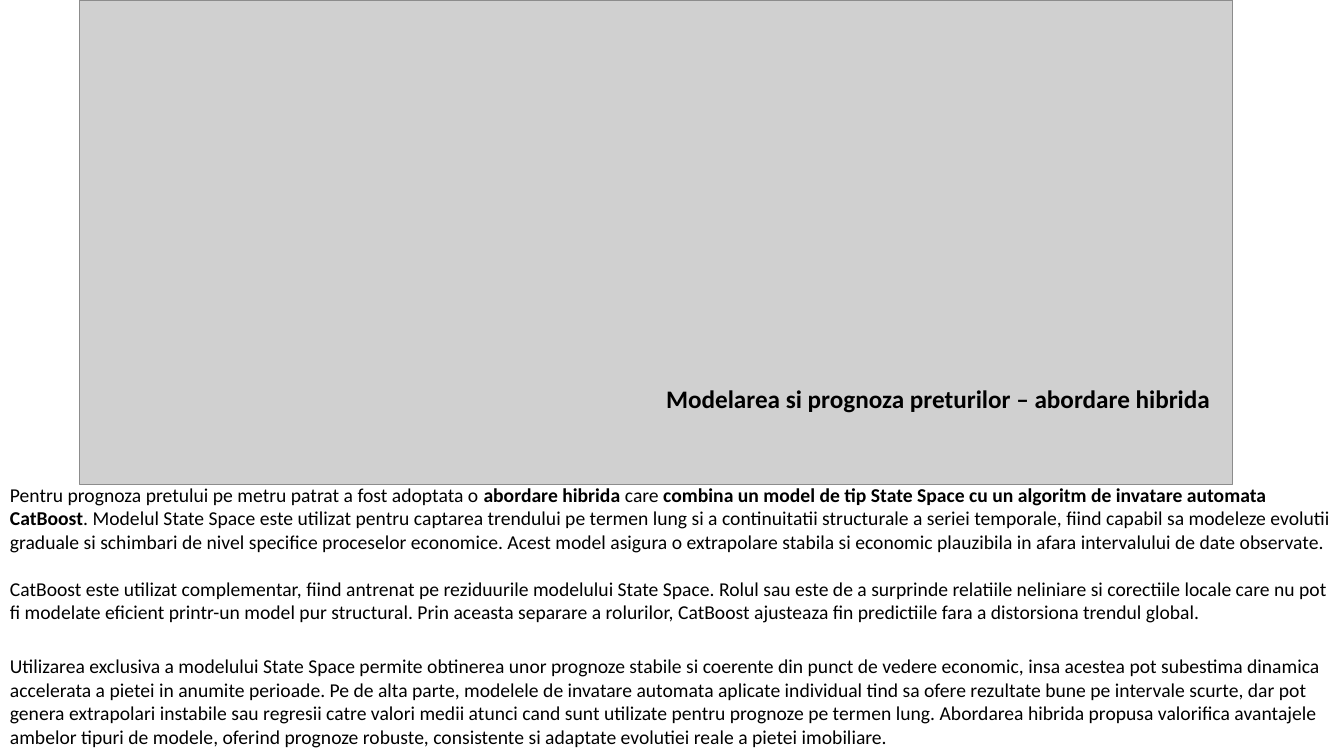
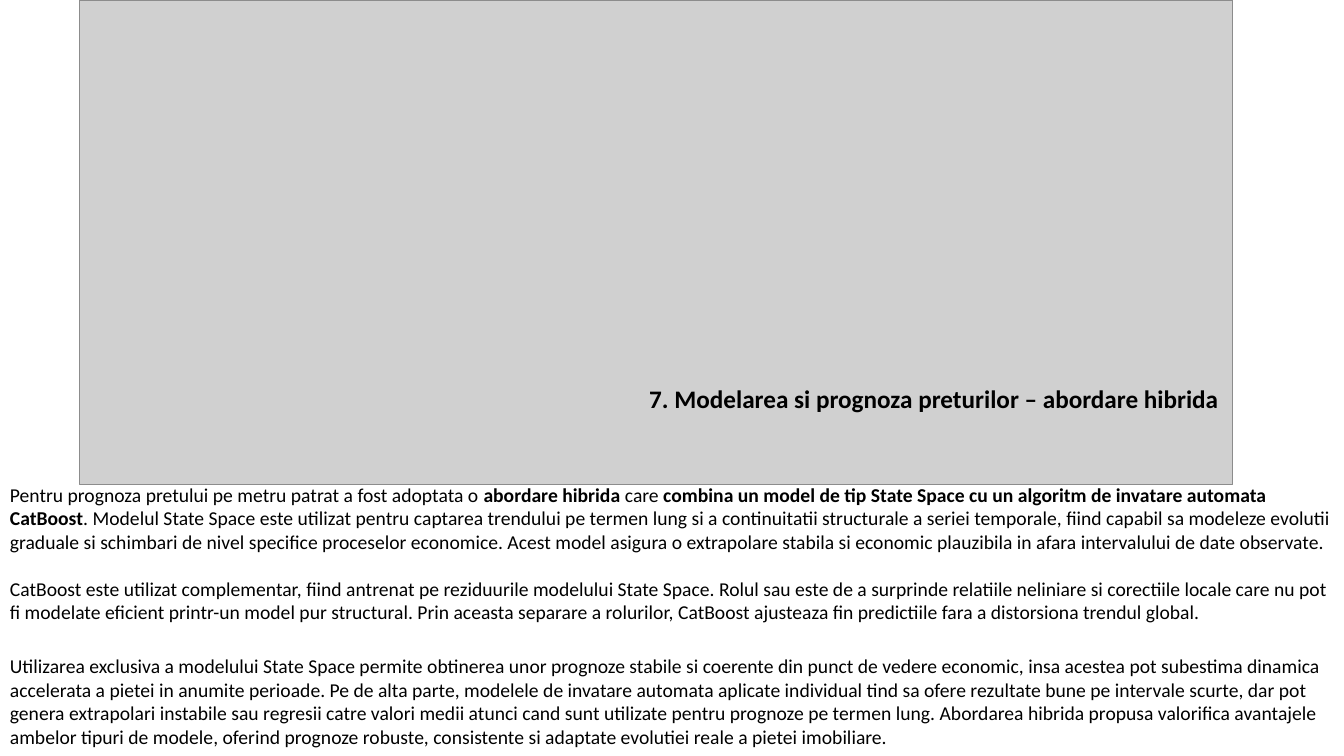
Before and after one commit to andrei-necsulea/Apartment_Prices_Prediction, a slide deck: slide 12 of Apartment_Prices_Craiova.pptx (slide 9 before the commit). Drawn at 1344x756 pixels with LibreOffice and Linux fonts; fonts in the diff are those of the drawing; grey boxes stand for pictures. Boxes give left, top, right and bottom in pixels: in the first picture for what was removed or moved away, otherwise in the second. Text is boxed around its words. In the diff, an @@ line names an element or a change of style, - is before the commit and + after.

```diff
--- a/Apartment_Prices_Craiova.pptx
+++ b/Apartment_Prices_Craiova.pptx
@@ text at [649,390,1218,413]: text changed @@
-Modelarea si prognoza preturilor – abordare hibrida
+7. Modelarea si prognoza preturilor – abordare hibrida
```
Also in this commit, not shown: 5 other slides changed, 7 slides added, 1 other file.
